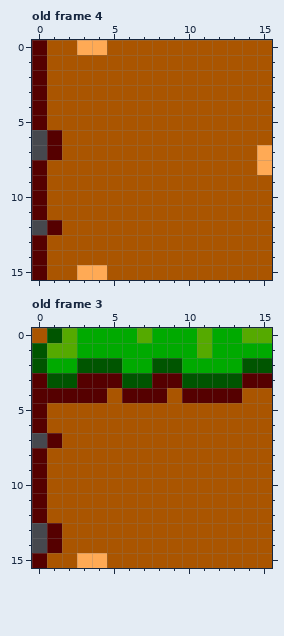
Two versions of one pixel-art file, Assets/greenzone.aseprite. This is how it looked before the edit.
16x16 pixels, 8 frames. Shown: old frame 4, old frame 3. The commit also changed other frames, which this record leaves out.
After:
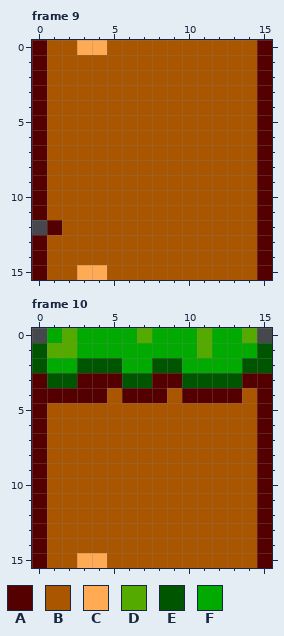
Palette (. is transparent): A #550000  B #aa5500  C #ffaa55  D #55aa00  E #005500  F #00aa00
A new or re-ordered frame is compared with the old frame closest to it.
The edit:
frames 8 -> 13
Frame 9 is new; against old frame 4:
Colour A is added in rows 6 to 7 at x 0.
Colour A replaces colour B in rows 0 to 6 at x 15; in rows 9 to 15 at x 15.
Colour A replaces colour C in rows 7 to 8 at x 15.
Colour B replaces colour A in rows 6 to 7 at x 1.
Frame 10 is new; against old frame 3:
Colour A is added in row 7 at x 0; in rows 13 to 14 at x 0.
Colour A replaces colour B in rows 4 to 15 at x 15.
Colour B replaces colour A in row 7 at x 1; in rows 13 to 14 at x 1.
Colour E replaces colour F in row 1 at x 15.
Colour F replaces colour E in row 0 at x 1.
The author cleared colour B in row 0 at x 0.
The author cleared colour D in row 0 at x 15.
Changed places in both pictures, as pixel boxes (x1, y1, x2, y2):
changed: (257, 40, 272, 280)
changed: (32, 130, 62, 160)
changed: (32, 328, 62, 343)
changed: (257, 328, 272, 568)
changed: (32, 433, 62, 448)
changed: (32, 523, 62, 553)
